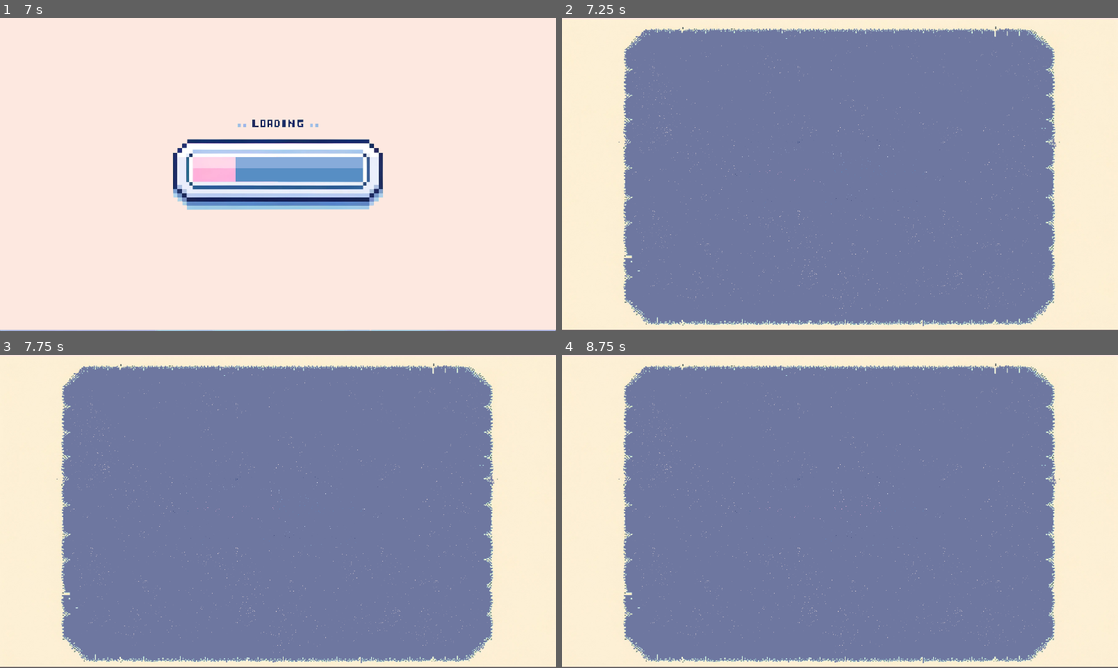
Above: before the commit, frames 1-4 (two rows, left to right).
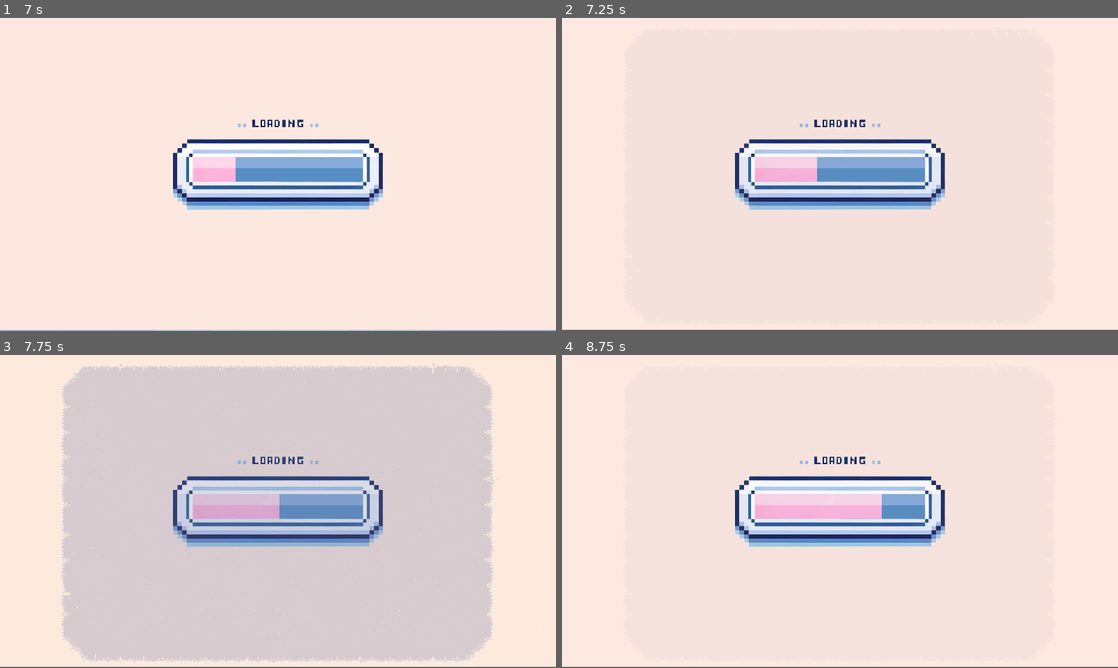
Above: after the commit, the same moments.

Repository: Deo2003/DreamerScape
Game: Godot game, scene res://Scenes/TitleScreen.tscn
Same seed, same stepped clock (60 frames per second), same inputs: the game is played once before the commit and once after it. Sound files missing from this copy of the repository are replaced by a short silence.
Inputs (mouse positions are in pixels of both pictures, inside the frame that each line leads up to):
- Up to frame 1 (7 s): tap Enter (ui_accept) at 0.5, 0.77, 1.52, 2, 2.75, 3.02, 5, 5.27, 6.02 s; move the mouse to (400, 158) at 0.52 s; hold Right (ui_right) 0.53-2.03 s; move the mouse to (166, 190) at 1.27 s; move the mouse to (333, 105) at 2.02 s; hold Left (ui_left) 2.03-2.78 s; move the mouse to (250, 237) at 2.77 s; hold Right (ui_right) 2.78-3.5 s; click (278, 208) at 3.5 s; click (278, 208) at 4.25 s; move the mouse to (444, 221) at 5.02 s; hold Right (ui_right) 5.03-5.78 s; move the mouse to (111, 127) at 5.77 s; hold Left (ui_left) 5.78-6.53 s; move the mouse to (305, 174) at 6.52 s; hold Right (ui_right) from 6.53 s (still down)
- Up to frame 2 (7.25 s): keep holding Right (ui_right)
- Up to frame 3 (7.75 s): move the mouse to (194, 433) at 7.27 s; release Right (ui_right) at 7.28 s; hold Left (ui_left) from 7.28 s (still down); tap Enter (ui_accept) at 7.52 s
- Up to frame 4 (8.75 s): keep holding Left (ui_left); tap Enter (ui_accept) at 8, 8.27 s; move the mouse to (962, 495) at 8.02 s

Frame 1 is identical in both runs. In frame 2, 72% of the frame differs, in the area x 10-90%, y 2-99%; in frame 3, 72%; in frame 4, 72%.

Commit message:
upddate

Diff:
--- a/DreamerScape/Scenes/Fragment.tscn
+++ b/DreamerScape/Scenes/Fragment.tscn
@@ -61,6 +61,7 @@
 libraries = {
 "": SubResource("AnimationLibrary_aqeyj")
 }
+autoplay = "bounce"
 
 [node name="AudioStreamPlayer" type="AudioStreamPlayer" parent="."]
 stream = ExtResource("3_y3iyw")
--- a/DreamerScape/Scenes/SlideshowScene.tscn
+++ b/DreamerScape/Scenes/SlideshowScene.tscn
@@ -45,7 +45,7 @@
 
 [sub_resource type="Animation" id="Animation_1gio2"]
 resource_name = "FadeIn"
-length = 2.0
+length = 3.0
 tracks/0/type = "value"
 tracks/0/imported = false
 tracks/0/enabled = true
@@ -53,10 +53,22 @@
 tracks/0/interp = 1
 tracks/0/loop_wrap = true
 tracks/0/keys = {
-"times": PackedFloat32Array(0, 2),
+"times": PackedFloat32Array(0, 3),
 "transitions": PackedFloat32Array(1, 1),
 "update": 0,
 "values": [Color(1, 1, 1, 1), Color(1, 1, 1, 0)]
+}
+tracks/1/type = "value"
+tracks/1/imported = false
+tracks/1/enabled = true
+tracks/1/path = NodePath("Image1:modulate")
+tracks/1/interp = 1
+tracks/1/loop_wrap = true
+tracks/1/keys = {
+"times": PackedFloat32Array(0, 2.5),
+"transitions": PackedFloat32Array(1, 1),
+"update": 0,
+"values": [Color(1, 1, 1, 0), Color(1, 1, 1, 1)]
 }
 
 [sub_resource type="Animation" id="Animation_015vq"]
@@ -96,6 +108,18 @@
 "transitions": PackedFloat32Array(1),
 "update": 0,
 "values": [Vector2(976, 536)]
+}
+tracks/3/type = "value"
+tracks/3/imported = false
+tracks/3/enabled = true
+tracks/3/path = NodePath("Image1:modulate")
+tracks/3/interp = 1
+tracks/3/loop_wrap = true
+tracks/3/keys = {
+"times": PackedFloat32Array(0),
+"transitions": PackedFloat32Array(1),
+"update": 0,
+"values": [Color(1, 1, 1, 1)]
 }
 
 [sub_resource type="AnimationLibrary" id="AnimationLibrary_1una2"]
@@ -200,7 +224,7 @@
 offset_top = -536.0
 offset_right = 968.0
 offset_bottom = 552.0
-color = Color(0.393461, 0.606626, 0.707658, 1)
+color = Color(0.470588, 0.501961, 0.654902, 1)
 
 [node name="AudioStreamPlayer" type="AudioStreamPlayer" parent="."]
 stream = ExtResource("13_n3ab2")
